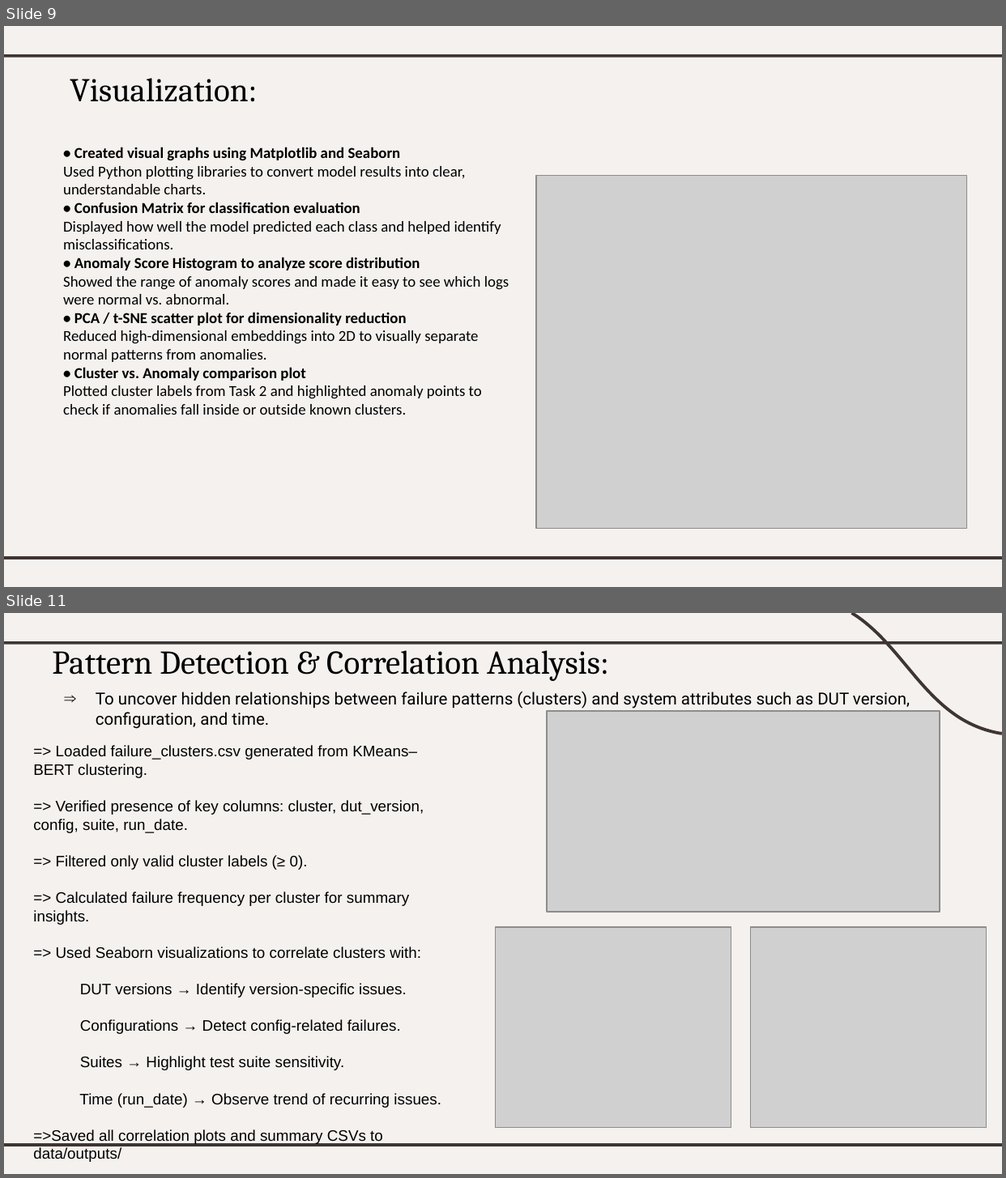
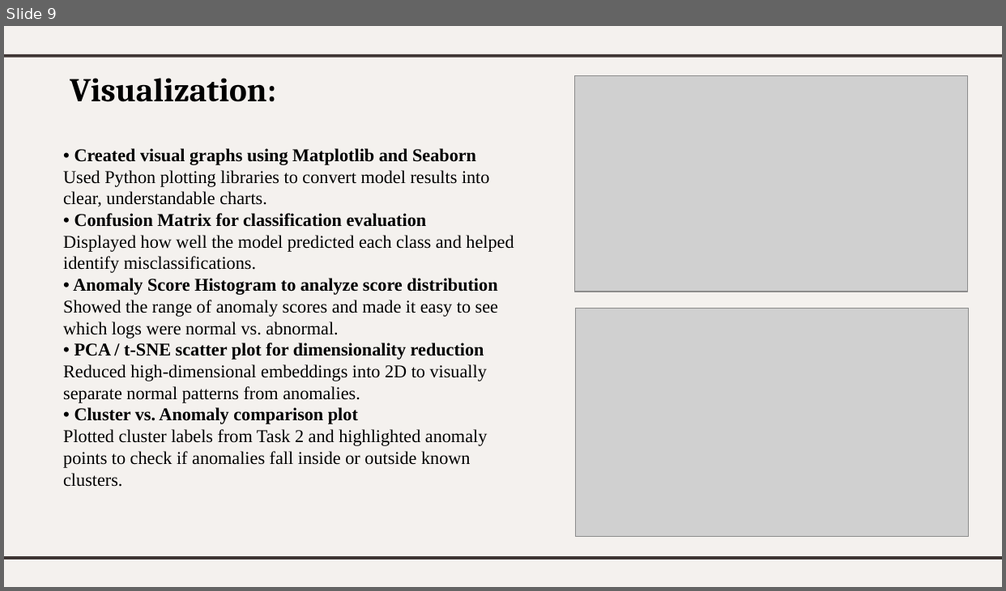
Before and after one commit to HemalathaSuresh-25/EDA-and-Quick-Ingest, a slide deck: reports/Quick Ingest & EDA_task3.pptx. Shown one above the other, each under a label of ours: slides 9 and 11 before the commit, slide 9 after it; the slides between them are not shown. The pictures are 1006x1178 and 1006x591 pixels, drawn with LibreOffice and Linux fonts; fonts in the diff are those of the drawing; grey boxes stand for pictures. Boxes give left, top, right and bottom in pixels: in the first picture for what was removed or moved away, otherwise in the second. Text is boxed around its words. In the diff, an @@ line names an element or a change of style, - is before the commit and + after.

```diff
--- a/reports/Quick Ingest & EDA_task3.pptx
+++ b/reports/Quick Ingest & EDA_task3.pptx
@@ slide 11 removed at bbox=[4, 613, 1002, 1174], background #FFFFFF; not listed: 3 template elements that a slide beside it also shows @@
@@ freeform shape removed at bbox=[851, 613, 1001, 734] @@
@@ title removed at bbox=[52, 644, 609, 681] @@
-Pattern Detection & Correlation Analysis:
@@ text removed at bbox=[96, 691, 910, 729] @@
-⇒ To uncover hidden relationships between failure patterns (clusters) and system attributes such as DUT version, configuration, and time.
@@ picture removed at bbox=[547, 711, 940, 911] @@
@@ text removed at bbox=[33, 745, 441, 1162] @@
-=> Loaded failure_clusters.csv generated from KMeans–BERT clustering.
-=> Verified presence of key columns: cluster, dut_version, config, suite, run_date.
-=> Filtered only valid cluster labels (≥ 0).
-=> Calculated failure frequency per cluster for summary insights.
-=> Used Seaborn visualizations to correlate clusters with:
-DUT versions → Identify version-specific issues.
-Configurations → Detect config-related failures.
-Suites → Highlight test suite sensitivity.
-Time (run_date) → Observe trend of recurring issues.
-=>Saved all correlation plots and summary CSVs to data/outputs/
@@ picture removed at bbox=[495, 927, 731, 1128] @@
@@ picture removed at bbox=[751, 927, 986, 1128] @@
@@ slide 9 changed as well @@
@@ title "Visualization:" at bbox=[70, 78, 276, 102]: bold on @@
@@ picture added at bbox=[575, 76, 968, 292] @@
@@ text "• Created visual graphs using ..." at bbox=[63, 148, 513, 487]: size 11 to 13 pt, font Calibri to Times New Roman @@
@@ picture: place and size @@
-picture at bbox=[536, 176, 966, 529]
+picture at bbox=[576, 309, 969, 537]
```
Also in this commit, not shown: 8 other slides changed, 3 other slides removed.
